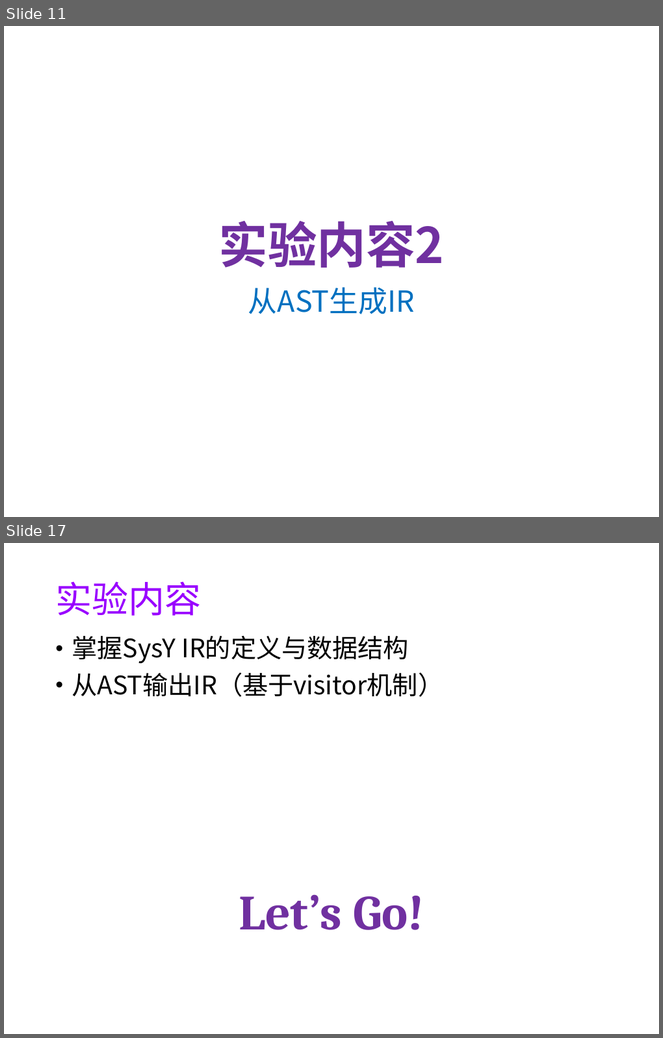
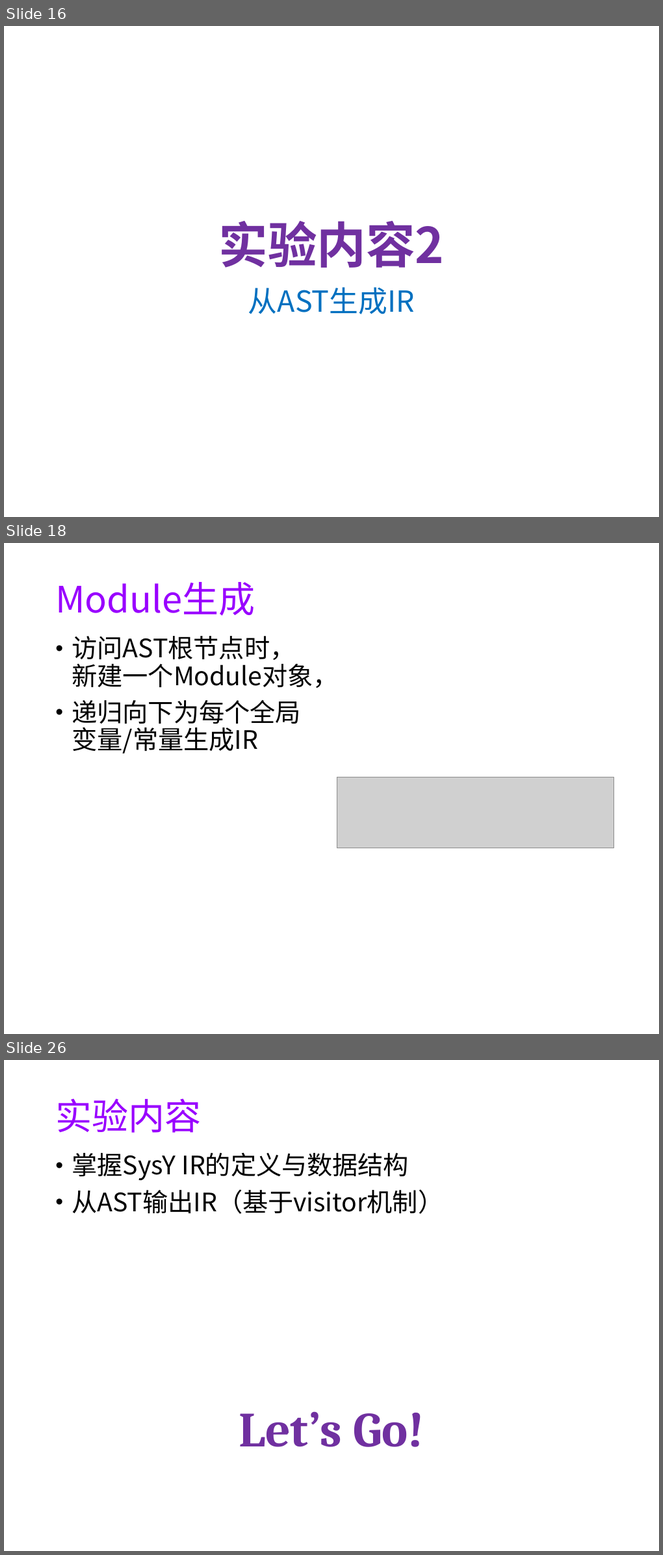
Before and after one commit to WangQingzhe/Sysy-compiler, a slide deck: doc/exp02-ir.pptx. Shown one above the other, each under a label of ours: slides 11 and 17 before the commit, slides 16, 18 and 26 after it; the slides between them are not shown. The pictures are 663x1038 and 663x1555 pixels, drawn with LibreOffice and Linux fonts; fonts in the diff are those of the drawing; grey boxes stand for pictures; background and template pictures are left out. Boxes give left, top, right and bottom in pixels: in the first picture for what was removed or moved away, otherwise in the second. Text is boxed around its words. In the diff, an @@ line names an element or a change of style, - is before the commit and + after.

```diff
--- a/doc/exp02-ir.pptx
+++ b/doc/exp02-ir.pptx
@@ slide 18 added at bbox=[4, 543, 659, 1034], background #FFFFFF @@
@@ title added at bbox=[55, 582, 255, 616], 40 pt, text #9900FF @@
+Module生成
@@ text added at bbox=[72, 636, 339, 754], 28 pt, text #000000 @@
+• 访问AST根节点时，新建一个Module对象，
+• 递归向下为每个全局变量/常量生成IR
@@ picture added at bbox=[337, 778, 614, 849] @@
@@ what was slide 11 is now slide 16 @@
@@ what was slide 17 is now slide 26 @@
```
Also in this commit, not shown: 1 slide changed, 18 other slides added, 10 slides removed.
